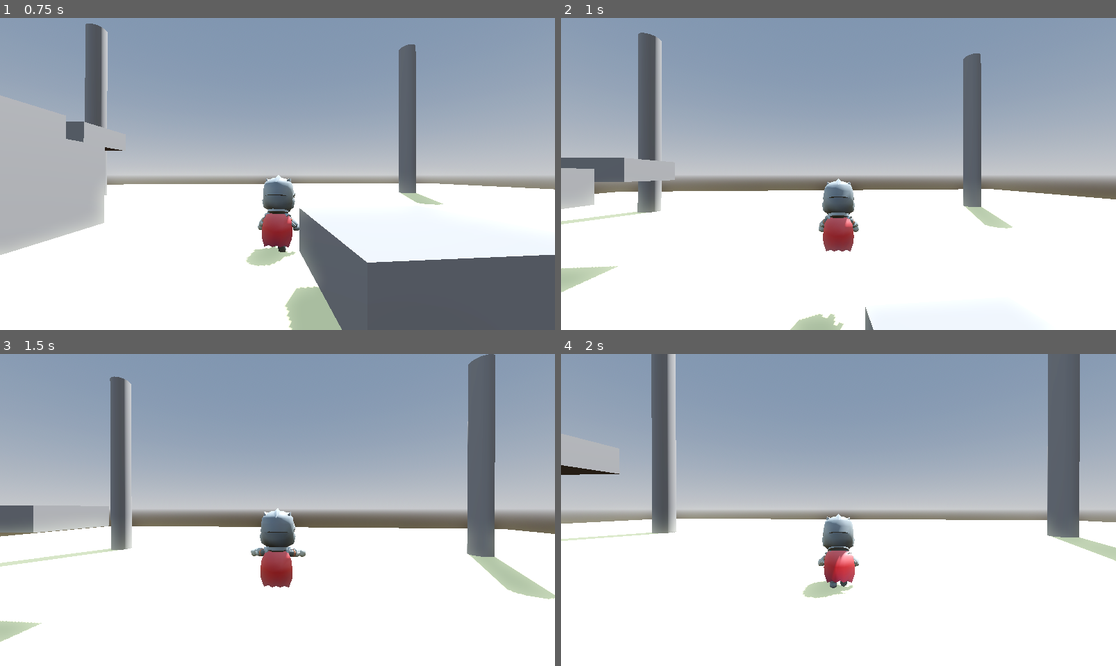
Above: before the commit, frames 1-4 (two rows, left to right).
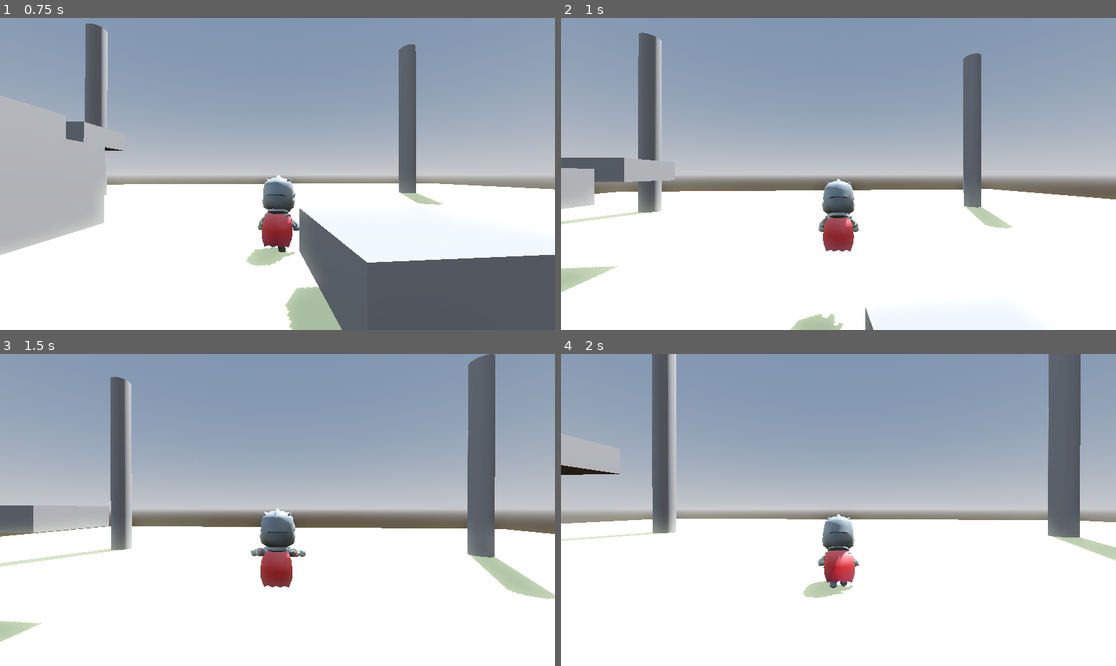
Above: after the commit, the same moments.

Repository: Lukko-Digital/walkington-city
Game: Godot game, scene res://levels/main.tscn
Two runs of this game, one before a commit and one after it. Both use one fixed random seed, a clock stepped at 60 frames per second and the inputs below.
Inputs (mouse positions are in pixels of both pictures, inside the frame that each line leads up to):
- Up to frame 1 (0.75 s): move the mouse to (305, 174) at 0.52 s; hold W (forward) from 0.53 s (still down); hold Right mouse button (recall) from 0.53 s (still down)
- Up to frame 2 (1 s): keep holding W (forward); keep holding Right mouse button (recall); tap Space (jump) at 0.77 s
- Up to frame 3 (1.5 s): keep holding W (forward); move the mouse to (249, 510) at 1.27 s; release Right mouse button (recall) at 1.28 s; click (249, 510) at 1.35 s
- Up to frame 4 (2 s): keep holding W (forward); tap Space (jump) at 1.52 s

Frame 1 is identical in both runs. In frame 2, less than 0.1% of the frame differs, in the area x 1-99%, y 4-98%; in frame 3, less than 0.1%; in frame 4, 0.3%, in the area x 1-100%, y 0-78%.

Commit message:
tweak track speed

Diff:
--- a/knight2.gd
+++ b/knight2.gd
@@ -13,8 +13,8 @@
 	CONTROLLER_SENSITIVITY = 0.05,
 	CONTROLLER_ACCELERATION = 6.0,
 	# Speed that camera looks in player's direction when walking
-	HORIZONTAL_TRACK_SPEED = 0.5,
-	VERTICAL_TRACK_SPEED = 1,
+	HORIZONTAL_TRACK_SPEED = 0.4,
+	VERTICAL_TRACK_SPEED = 0.5,
 	# Time between last mouse movement and start of camera tracking
 	TRACK_DELAY = 0.3,
 	# Speed that camera zooms in when camera moves
